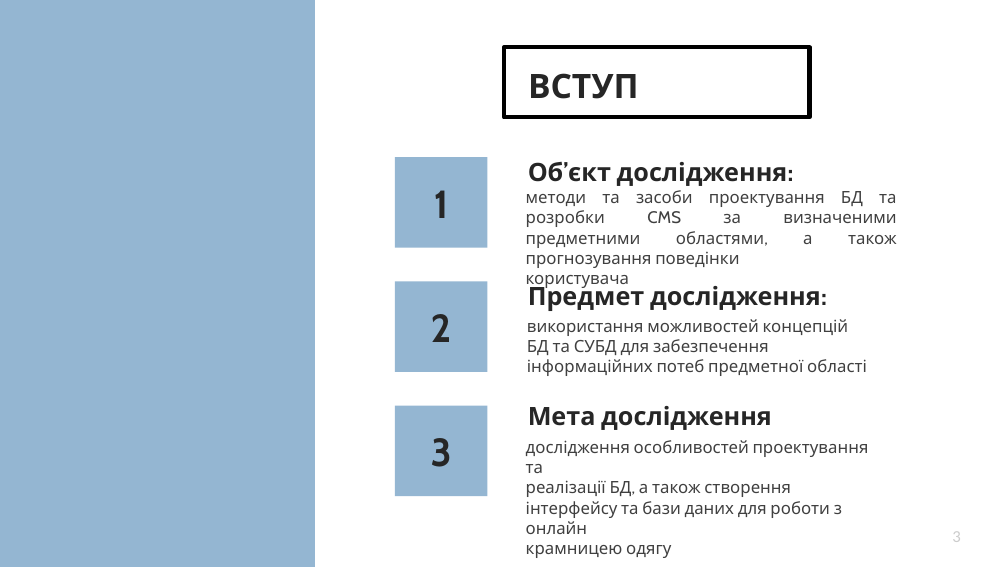
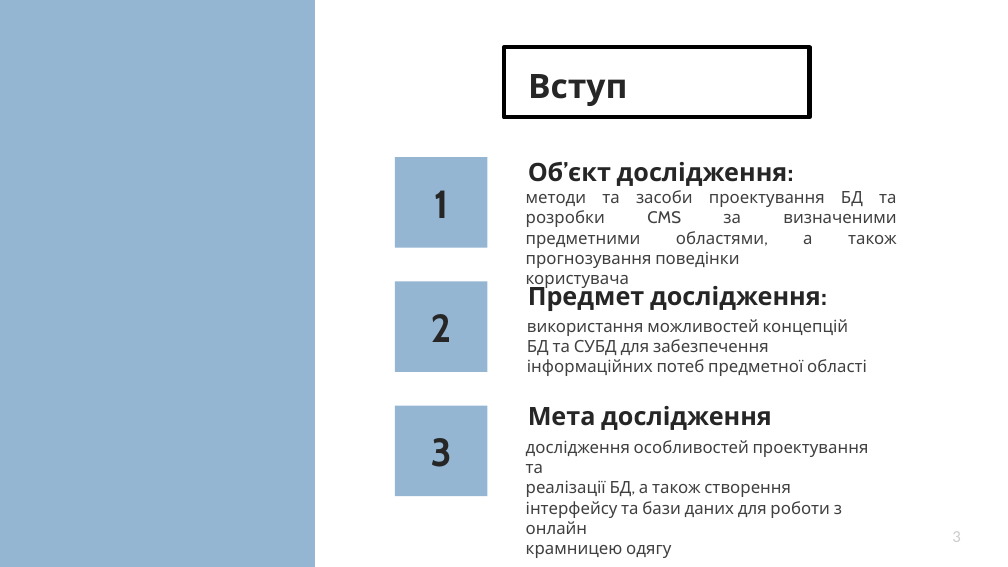
Before and after one commit to avrorilka/online-store-allium, a slide deck: slide 3 of Allium.pptx. Drawn at 1008x567 pixels with LibreOffice and Linux fonts; fonts in the diff are those of the drawing. Boxes give left, top, right and bottom in pixels: in the first picture for what was removed or moved away, otherwise in the second. Text is boxed around its words. In the diff, an @@ line names an element or a change of style, - is before the commit and + after.

```diff
--- a/Allium.pptx
+++ b/Allium.pptx
@@ title at bbox=[528, 74, 627, 106]: text changed @@
-ВСТУП
+Вступ
```
Also in this commit, not shown: 4 other slides changed.
